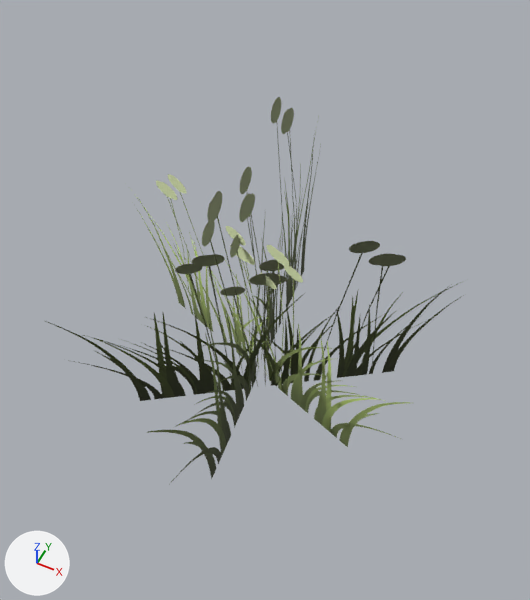
Before and after pictures for a commit that changed the glTF model assets/models/nature/cotton_grass_1.glb.
Both versions are drawn from a camera (50 mm lens) standing at (0.334, -0.667, 0.965) and looking at (0.002, -0.003, 0.135). Every picture has the same lights, and +X, +Y and +Z are marked at lower left. The first picture is the older version. Vertices at exactly the same position are counted once.

Names of what the first picture shows: 'cotton_grass_1'.
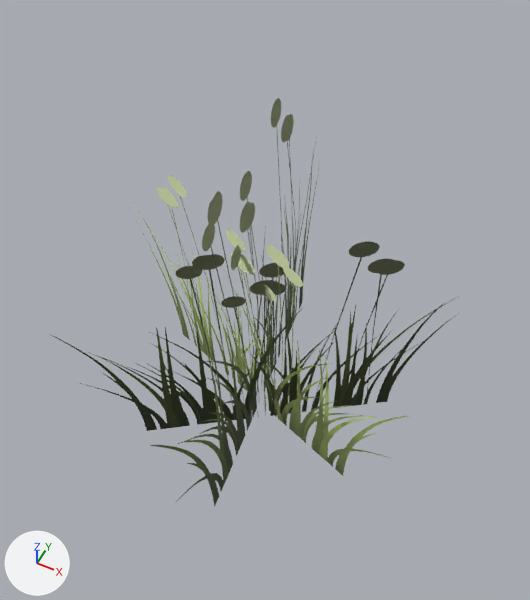
The change in detail:
me_cotton_grass_1 is used by ob_cotton_grass_1; location (0.0, 0.0, 0.0).
me_cotton_grass_1 had 18 vertices, 12 faces and spanned x -0.304..0.296, y -0.341..0.337, z -0.03..0.396.
me_cotton_grass_1 now has 18 vertices, 12 faces and spans x -0.304..0.296, y -0.341..0.337, z -0.12..0.396.
me_cotton_grass_1 part 1: the loose piece of 6 vertices spanning x -0.304..0.279, y -0.156..0.085, z -0.03..0.332 is scaled about its middle by (1, 1, 1.25), then moved by (0.0, 0.0, -0.045).
me_cotton_grass_1 part 2: the loose piece of 6 vertices spanning x -0.074..0.039, y -0.341..0.337, z -0.03..0.396 is scaled about its middle by (1, 1, 1.21), then moved by (0.0, 0.0, -0.045).
me_cotton_grass_1 part 3: the loose piece of 6 vertices spanning x -0.229..0.296, y -0.235..0.139, z -0.03..0.307 is scaled about its middle by (1, 1, 1.27), then moved by (0.0, 0.0, -0.045).

Boxes (x1, y1, x2, y2) around the edits, measured in the pictures (530 x 600 px; the box of a moved part takes in the faces that stretch with it):
'cotton_grass_1', reshaped: before (45, 97, 468, 482); after (52, 98, 459, 506)
part 1 of me_cotton_grass_1, moved or reshaped: before (131, 174, 410, 447); after (132, 175, 408, 476)
part 2 of me_cotton_grass_1, moved or reshaped: before (147, 97, 321, 482); after (150, 98, 319, 506)
part 3 of me_cotton_grass_1, moved or reshaped: before (45, 241, 468, 401); after (52, 241, 459, 431)
